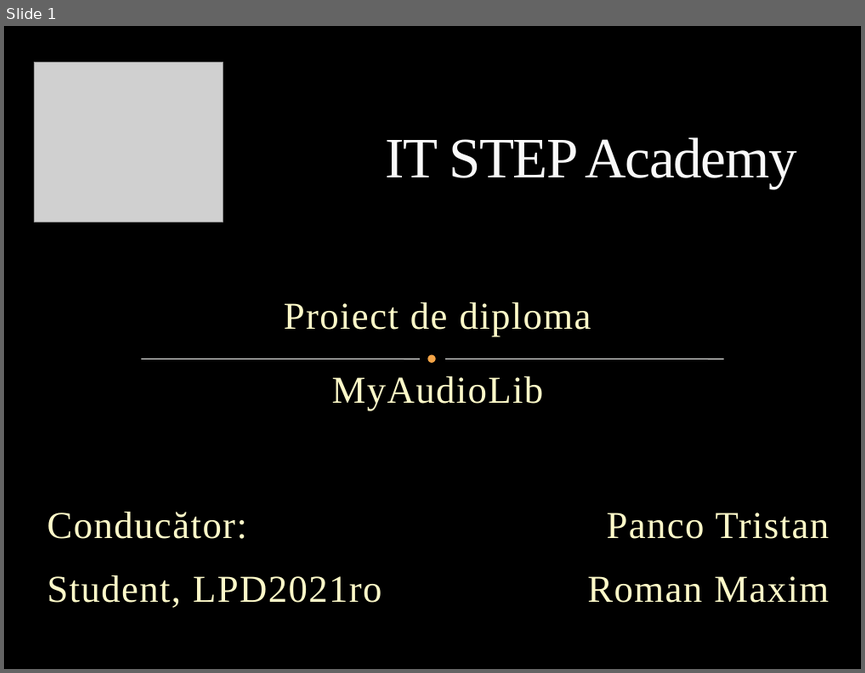
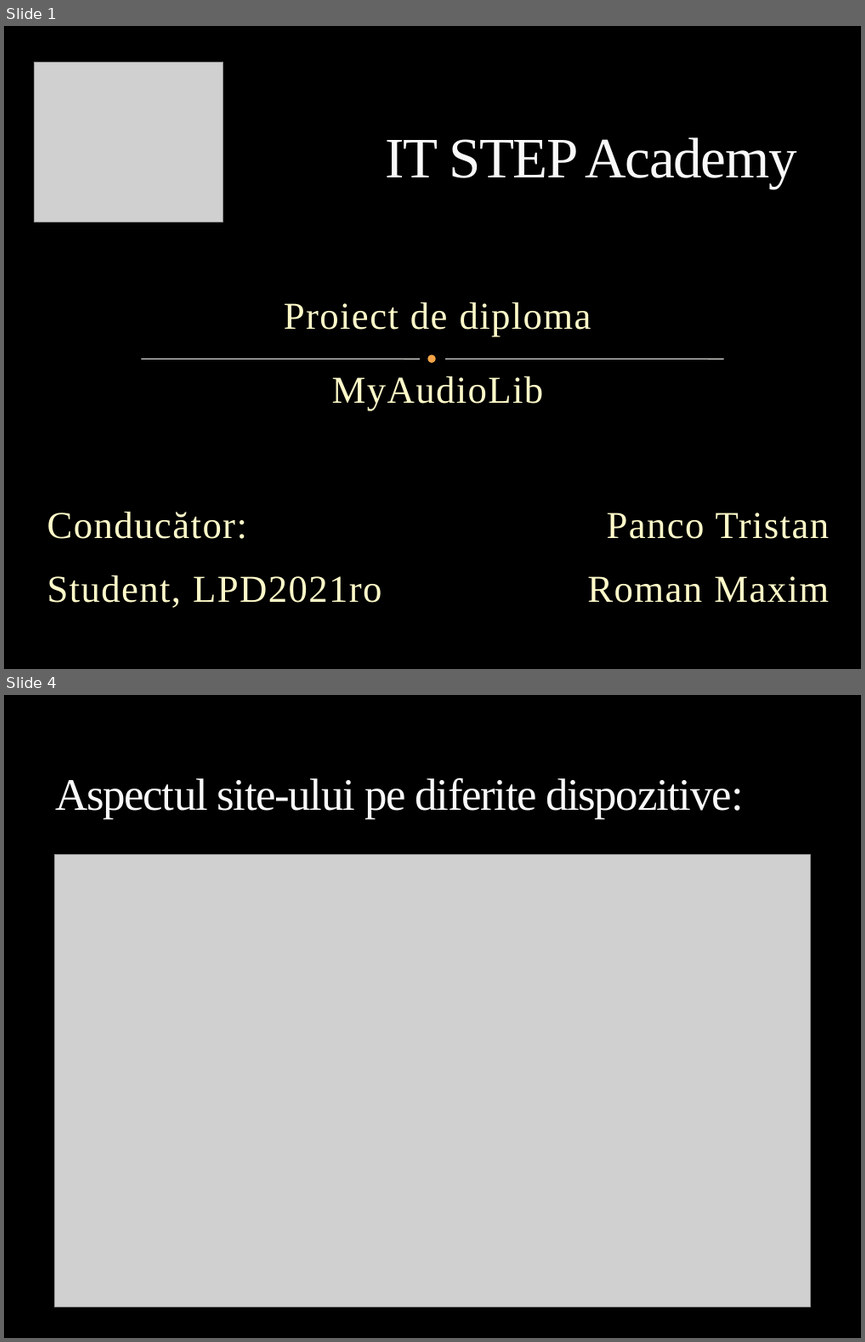
Before and after one commit to MaximRoman/examen-it-step-word, a slide deck: MyAudioLib.pptx. Shown one above the other, each under a label of ours: slide 1 before the commit, slides 1 and 4 after it; the slides between them are not shown. The pictures are 865x673 and 865x1342 pixels, drawn with LibreOffice and Linux fonts; fonts in the diff are those of the drawing; grey boxes stand for pictures; background and template pictures are left out. Boxes give left, top, right and bottom in pixels: in the first picture for what was removed or moved away, otherwise in the second. Text is boxed around its words. In the diff, an @@ line names an element or a change of style, - is before the commit and + after.

```diff
--- a/MyAudioLib.pptx
+++ b/MyAudioLib.pptx
@@ slide 4 added at <box>4,695,861,1338</box>, background picture (left out) @@
@@ title added at <box>55,777,744,819</box>, 37.8 pt, text #F9F9F9 @@
+Aspectul site-ului pe diferite dispozitive:
@@ picture added at <box>54,854,811,1307</box> @@
```
Also in this commit, not shown: 2 slides changed, 6 other slides added, 1 slide removed, 1 other file.
